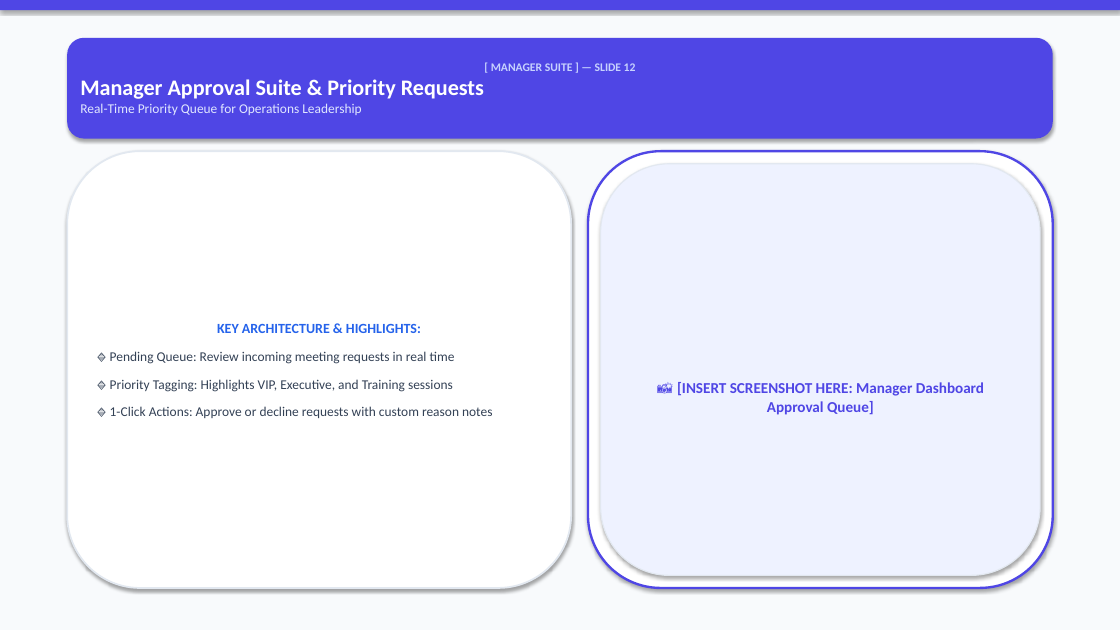
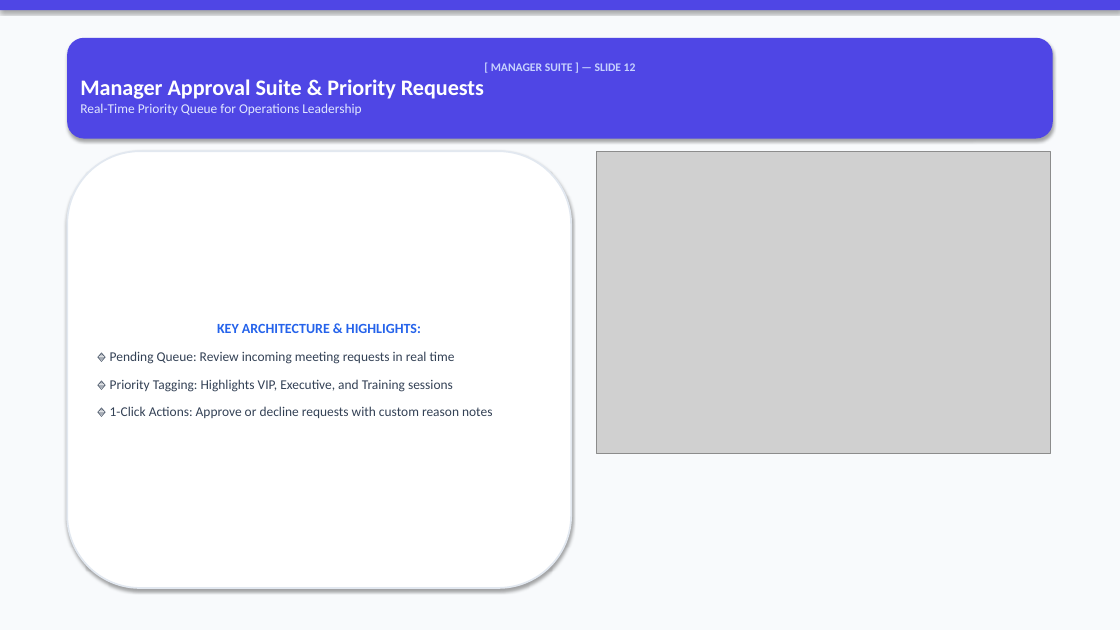
Before and after one commit to VishalMishraCSE/meeting-room-booking-system, a slide deck: slide 12 of document/PRESENTATION_DECK_SLIDES.pptx. Drawn at 1120x630 pixels with LibreOffice and Linux fonts; fonts in the diff are those of the drawing; grey boxes stand for pictures. Boxes give left, top, right and bottom in pixels: in the first picture for what was removed or moved away, otherwise in the second. Text is boxed around its words. In the diff, an @@ line names an element or a change of style, - is before the commit and + after.

Commit message:
docs: generate visual graphic cards and attach images directly onto EVERY slide (Slides 1-18) in PowerPoint deck

```diff
--- a/document/PRESENTATION_DECK_SLIDES.pptx
+++ b/document/PRESENTATION_DECK_SLIDES.pptx
@@ rounded rectangle removed at (588,151,1053,588) @@
@@ picture added at (597,151,1050,454) @@
@@ rounded rectangle removed at (601,164,1040,576) @@
-📸 [INSERT SCREENSHOT HERE: Manager Dashboard Approval Queue]
```
Also in this commit, not shown: 17 other slides changed, 17 other files.
